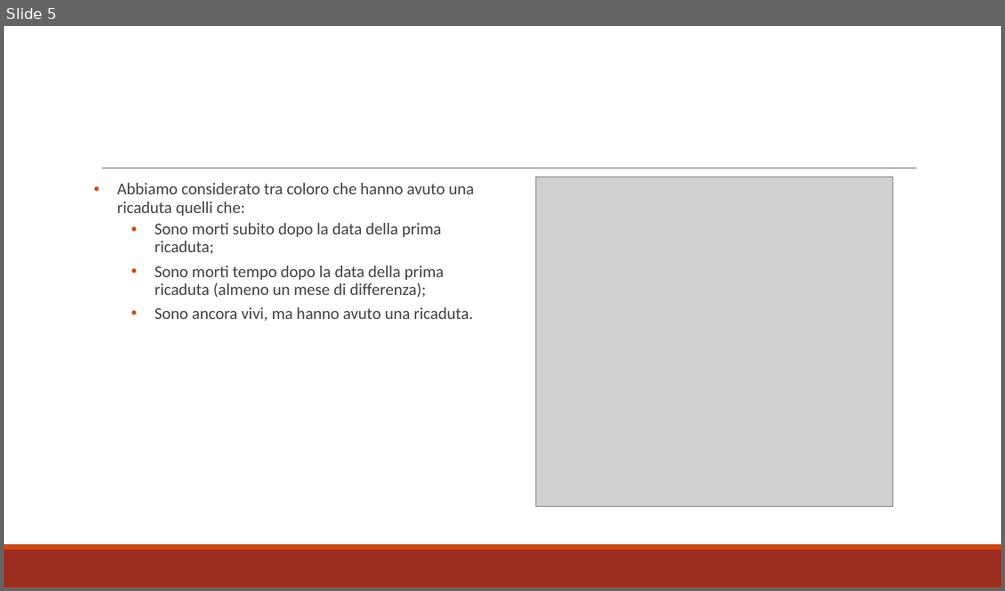
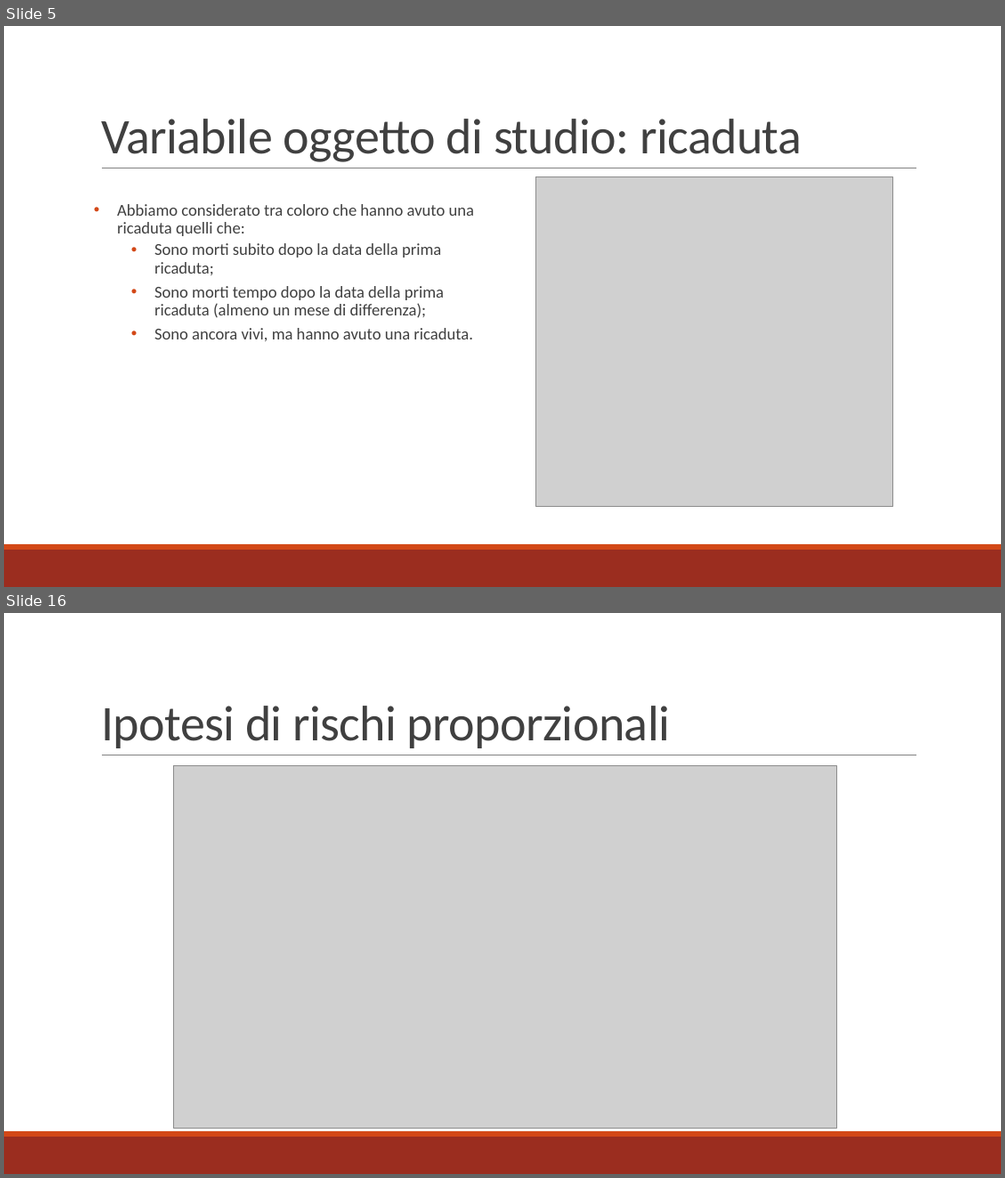
Before and after one commit to alghul96/AnalisiCdS, a slide deck: 2017-5 - 10 gruppo 8.pptx. Shown one above the other, each under a label of ours: slide 5 before the commit, slides 5 and 16 after it; the slides between them are not shown. The pictures are 1005x591 and 1005x1178 pixels, drawn with LibreOffice and Linux fonts; fonts in the diff are those of the drawing; grey boxes stand for pictures. Boxes give left, top, right and bottom in pixels: in the first picture for what was removed or moved away, otherwise in the second. Text is boxed around its words. In the diff, an @@ line names an element or a change of style, - is before the commit and + after.

```diff
--- a/2017-5 - 10 gruppo 8.pptx
+++ b/2017-5 - 10 gruppo 8.pptx
@@ slide 16 added at (x1=4, y1=613, x2=1001, y2=1174), background #FFFFFF; not listed: 3 template elements that a slide beside it also shows @@
@@ title added at (x1=101, y1=706, x2=670, y2=748), 48 pt, text #404040 @@
+Ipotesi di rischi proporzionali
@@ picture added at (x1=174, y1=765, x2=836, y2=1128) @@
@@ slide 5 changed as well @@
@@ title added at (x1=101, y1=119, x2=801, y2=162), 48 pt, text #404040 @@
+Variabile oggetto di studio: ricaduta
@@ text "Abbiamo considerato tra coloro che ..." moved from (x1=117, y1=183, x2=474, y2=321) to (x1=117, y1=204, x2=474, y2=341) @@
```
Also in this commit, not shown: 2 other slides changed, 11 other slides added, 4 other files.
